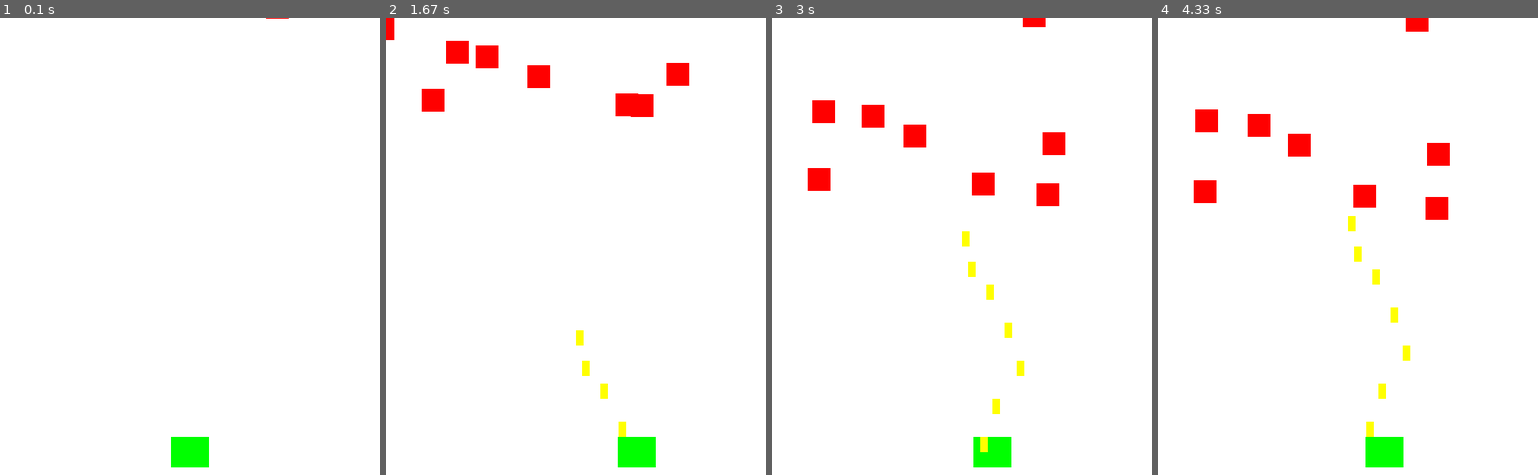
Above: before the commit, frames 1-4 (left to right).
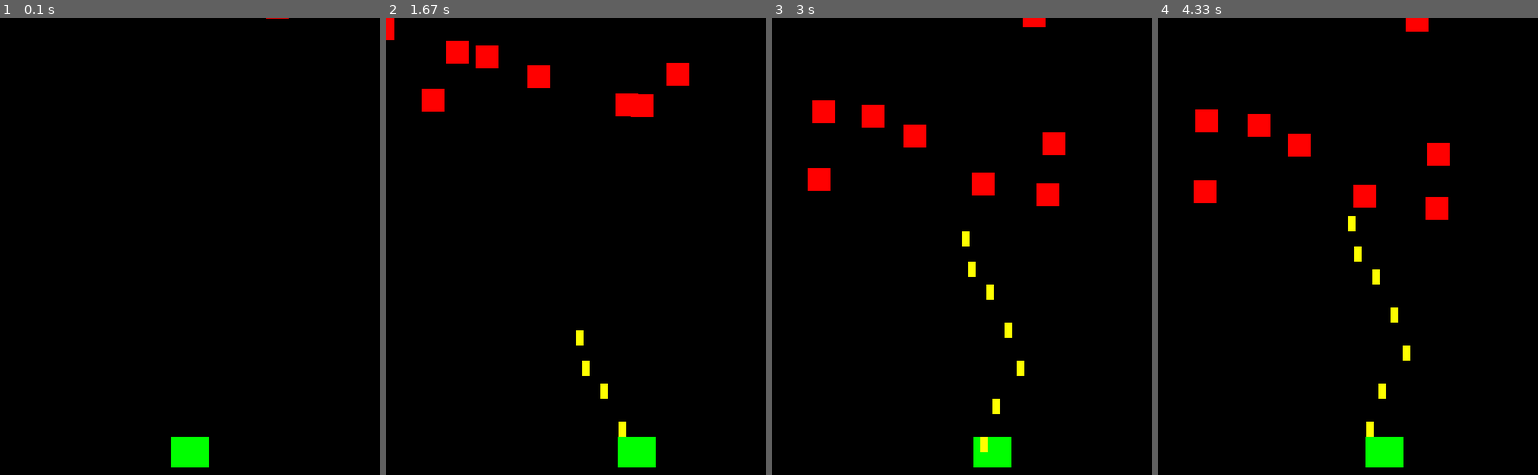
Above: after the commit, the same moments.

Repository: jichengdong/tank
Game: pygame game, started from tank/tank.py
Two runs of this game, one before a commit and one after it. Both use one fixed random seed, a clock stepped at 60 frames per second and the inputs below.
Inputs:
- Up to frame 1 (0.1 s): no input
- Up to frame 2 (1.67 s): tap Space at 0.33, 0.73, 1.03, 1.23 s; hold Right 0.67-1.13 s; hold Right 1.17-1.63 s
- Up to frame 3 (3 s): hold Left 1.67-2.2 s; tap Space at 1.73, 2.3, 2.8 s; hold Left 2.23-2.7 s; hold Right from 2.73 s (still down)
- Up to frame 4 (4.33 s): release Right at 3.37 s

The runs differ from the first frame. In frame 1, 99% of the frame differs, in the area x 0-100%, y 0-100%; in frame 2, 97%; in frame 3, 97%; in frame 4, 97%.

Commit message:
射击 完成

Diff:
--- a/tank/tank.py
+++ b/tank/tank.py
@@ -1,6 +1,5 @@
 import pygame
 import random
-
 FPS = 60
 WIDTH = 500
 HEIGHT = 600
@@ -8,7 +7,7 @@
 GREEN = (0,255,0)
 RED = (255,0,0)
 YELLOW = (255,255,0)
-
+BLACK = (0,0,0)
 
 
 
@@ -48,9 +47,11 @@
         if self.rect.left  < 0:
                 self.rect.left = 0
 
+
     def shoot(self):
         bullet = Bullet(self.rect.centerx,self.rect.centery)
         all_sprites.add(bullet)
+        bullets.add(bullet)
 class Bullet(pygame.sprite.Sprite):
     def __init__(self,x,y):
         pygame.sprite.Sprite.__init__(self)
@@ -67,7 +68,6 @@
 
     def update(self):
         self.rect.y += self.speedy
-
         if self.rect.bottom < 0:
             self.kill()
 
@@ -84,7 +84,6 @@
         self.rect = self.image.get_rect()
         self.rect.x = random.randrange(0,WIDTH - self.rect.width)
         self.rect.y = random.randrange(-100,-40)
-
         self.speedy = random.randrange(2,10)
         self.speedx = random.randrange(-3,3)
 
@@ -101,11 +100,15 @@
 
 
 all_sprites = pygame.sprite.Group()
+rocks = pygame.sprite.Group()
+bullets = pygame.sprite.Group()
 player = Player() #实体化类
 all_sprites.add(player)
 for i in range(8):
   rock = Rock()
   all_sprites.add(rock)
+  rocks.add(rock)
+
 
 
 
@@ -120,14 +123,21 @@
         elif event.type == pygame.KEYDOWN:
              if event.key == pygame.K_SPACE:
                  player.shoot()
-
-
-
-
         #更新游戏
         all_sprites.update()
+
+        hits_rockandbullets =  pygame.sprite.groupcollide(rocks,bullets,True,True)
+        for hit in  hits_rockandbullets:
+            r = Rock()
+            all_sprites.add(r)
+            rocks.add(r)
+
+            hits_rockandbullets =  pygame.sprite.spritecollide(player,rocks,True,False)
+            if hits_rockandbullets:
+               running = False
+
         #显示画面
-        screen.fill(WHITE)
+        screen.fill(BLACK)
         all_sprites.draw(screen)
         pygame.display.update()
 pygame.quit()
